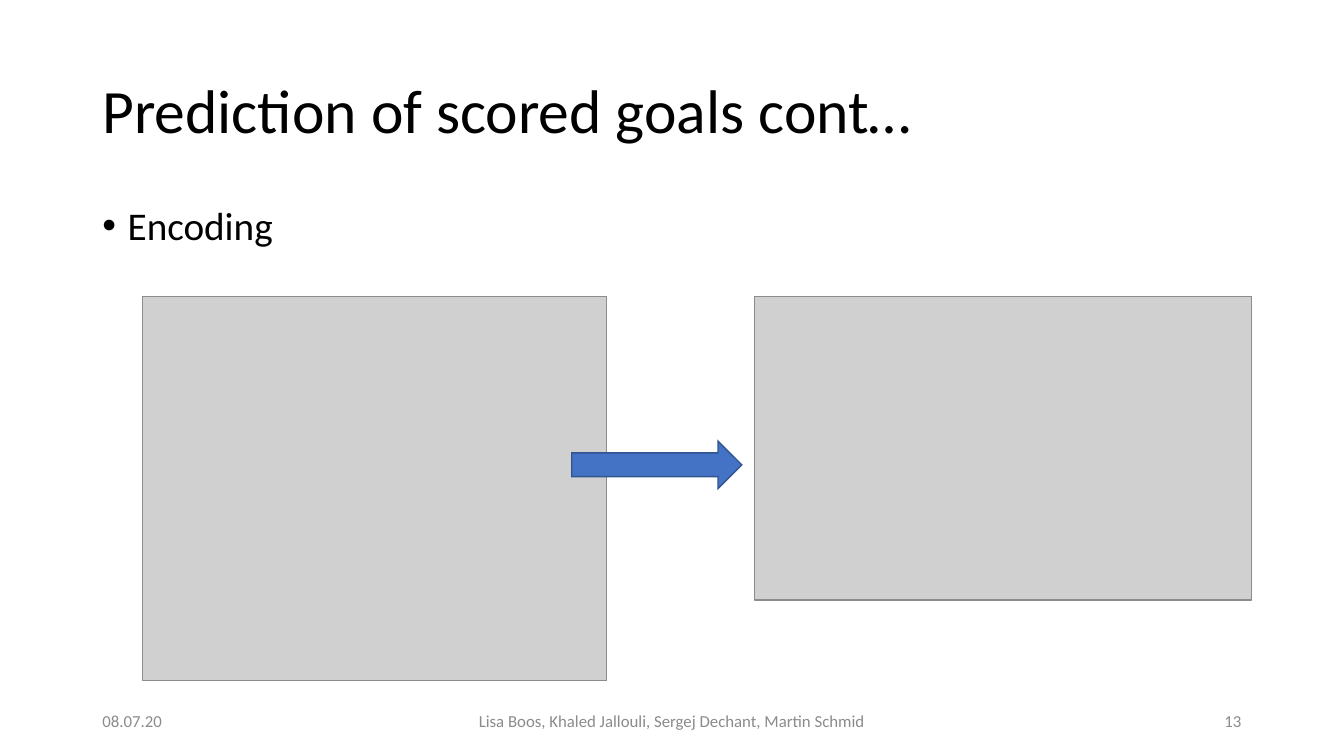
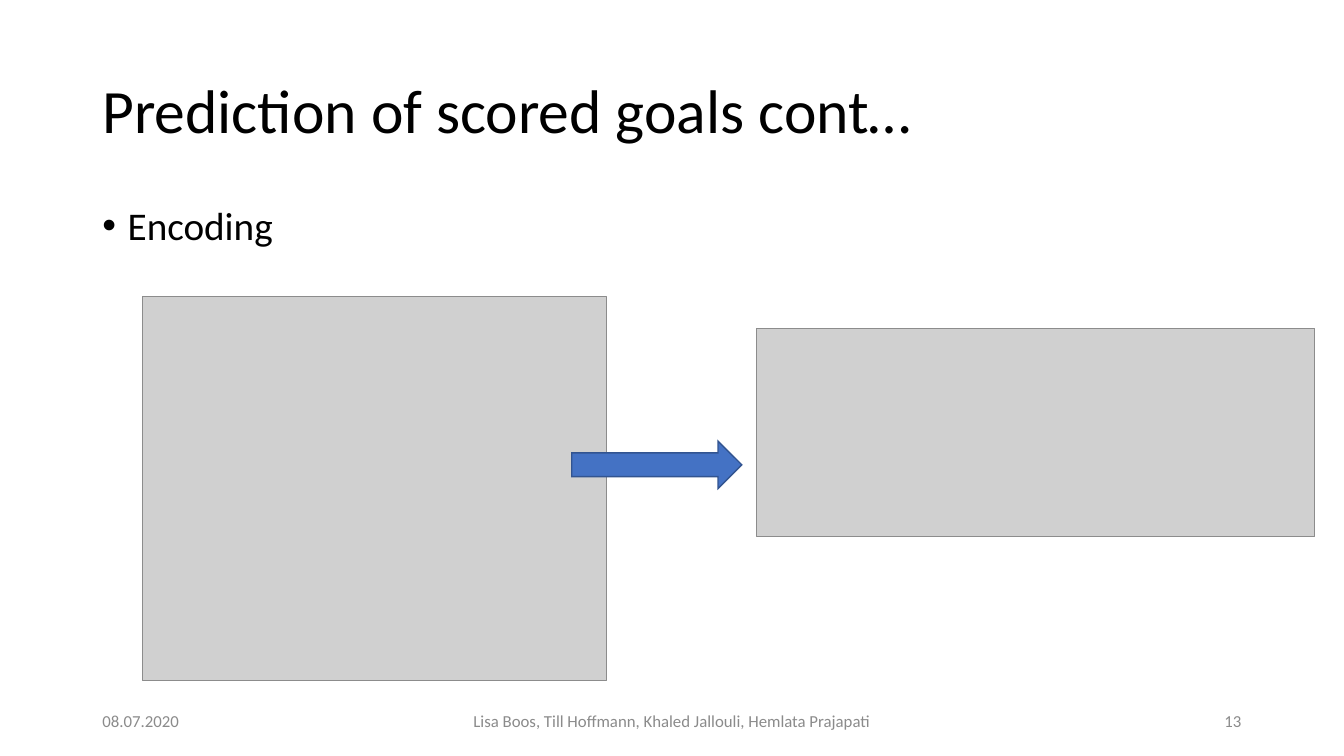
Before and after one commit to Khaledjallouli/project, a slide deck: slide 13 of Daily/sprint9/Final_Presentation_Phase_I.pptx. Drawn at 1344x756 pixels with LibreOffice and Linux fonts; fonts in the diff are those of the drawing; grey boxes stand for pictures; background and template pictures are left out. Boxes give left, top, right and bottom in pixels: in the first picture for what was removed or moved away, otherwise in the second. Text is boxed around its words. In the diff, an @@ line names an element or a change of style, - is before the commit and + after.

```diff
--- a/Daily/sprint9/Final_Presentation_Phase_I.pptx
+++ b/Daily/sprint9/Final_Presentation_Phase_I.pptx
@@ picture: place and size @@
-picture at [754, 296, 1251, 601]
+picture at [756, 328, 1315, 536]
@@ text at [102, 715, 178, 727]: text changed @@
-08.07.20
+08.07.2020
@@ text at [473, 715, 869, 730]: text changed @@
-Lisa Boos, Khaled Jallouli, Sergej Dechant, Martin Schmid
+Lisa Boos, Till Hoffmann, Khaled Jallouli, Hemlata Prajapati
```
Also in this commit, not shown: 27 other slides changed.
